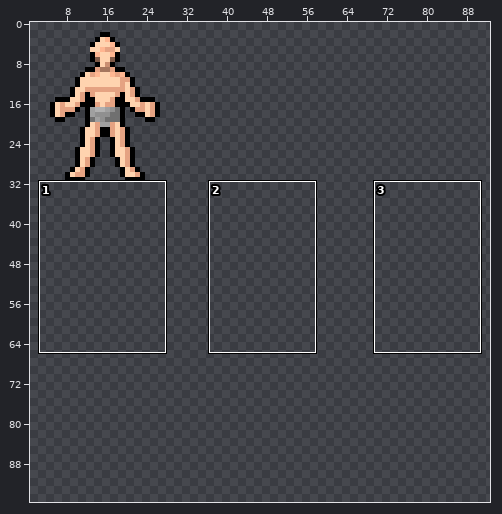
A sprite sheet gets an edit: public/assets/images/player/deep_elf_male.png. Above: a wide view before the commit, with the close-up outlined.
Close-up. The starting point:
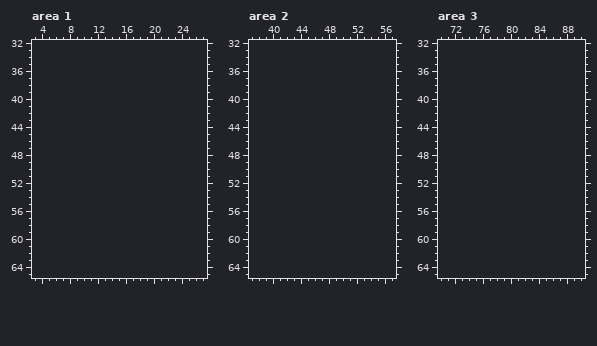
The file is 32x32 pixels. Shown: area 1: x 3..27, y 32..65; area 2: x 37..57, y 32..65; area 3: x 70..90, y 32..65. The old version is drawn lined up with the new one, on the new canvas. The wide view leaves out empty margins. The commit also changed other parts of the picture, which this record leaves out.
Palette (. is transparent): 
Now the later version:
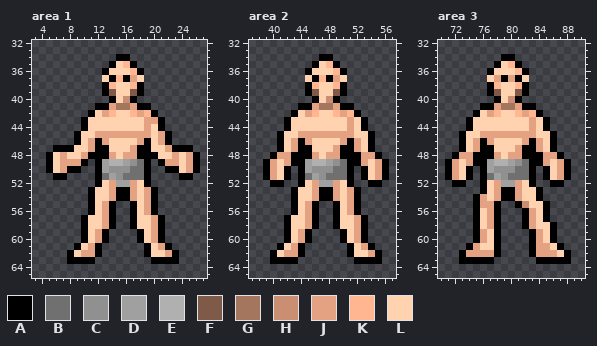
Colours new in this view: A #000000  B #707070  C #909090  D #a0a0a0  E #b0b0b0  F #7f5a48  G #a5765e  H #ca8f72  J #e5a282  K #ffb691  L #ffd3af
The edit:
canvas 32x32 -> 96x96
Changed rows in their new state; - is an unchanged pixel.
Area 1:
first column x 5:
34 ----------AA----------
35 ---------ALKA---------
36 --------ALLLKA--------
37 --------LAKAJL--------
38 --------AKLLKA--------
39 --------AFLLFA--------
40 ---------ALHA---------
41 -------AAJGGJAA-------
42 ------ALJKLLKJKA------
43 -----ALLLLLLLLJJA-----
44 -----ALLLLLLLLJLA-----
45 ----ALLJJJJJJJJLJA----
46 ----ALJAJLLLLJALJA----
47 -AAALLJAALLLJAALLJAAA-
48 ALJLLJAAAJLJJAAALLJLJA
49 ALJJJA-ADEEDCBA-AJJLJA
50 ALJAA--ADCCCBBA--AALJA
51 -AA----ABDCBBBA----AA-
52 -------ALJDDJLA-------
53 ------ALLJAAJLJA------
54 ------ALLJAAJLJA------
55 ------ALJA--ALJA------
56 ------ALJA--ALJA------
57 -----ALLJA--ALLJA-----
58 -----ALLJA--ALLJA-----
59 -----ALJA----ALJA-----
60 -----ALJA----ALJA-----
61 ----ALJA------ALJA----
62 ---ALJJA------ALLJA---
63 ---AAAA--------AAAA---
Area 2:
first column x 39:
34 --------AA--------
35 -------ALKA-------
36 ------ALLLKA------
37 ------LAKAJL------
38 ------AKLLKA------
39 ------AFLLFA------
40 -------ALHA-------
41 -----AAJGGJAA-----
42 ----ALJKLLKJKA----
43 ---ALLLLLLLLJLA---
44 ---ALLLLLLLLJLA---
45 --ALLJJJJJJJJLLA--
46 --ALJAJLLLLJAJLA--
47 --ALJAALLLJAAJLA--
48 -AJJAAAJLJJAAAJJA-
49 AJLJAADEEDCBAAJLJA
50 AJLA-ADCCCBBA-ALJA
51 AJLA-ABDCBBBA-ALJA
52 -AA--ALJDDJLA--AA-
53 ----ALLJAAJLJA----
54 ----ALLJAAJLJA----
55 ----ALJA--ALJA----
56 ----ALJA--ALJA----
57 ---ALLJA--ALLJA---
58 ---ALLJA--ALLJA---
59 ---ALJA----ALJA---
60 ---ALJA----ALJA---
61 --ALJA------ALJA--
62 -ALJJA------ALLJA-
63 -AAAA--------AAAA-
Area 3:
first column x 71:
34 --------AA--------
35 -------ALKA-------
36 ------ALLLKA------
37 ------LJAJAL------
38 ------AKLLKA------
39 ------AFLLFA------
40 -------ALHA-------
41 -----AAJGGJAA-----
42 ----ALJKLLKJKA----
43 ---ALLLLLLLLJLA---
44 ---ALLLLLLLLJLA---
45 --ALLJJJJJJJJLLA--
46 --ALJAJLLLLJAJLA--
47 --ALJAALLLJAAJLA--
48 -AJJAAAJLJJAAAJJA-
49 AJLJAADEEDCBAAJLJA
50 AJLA-ADCCCBBA-ALJA
51 AJLA-ABDCBBBA-ALJA
52 -AA--ALJDDJLA--AA-
53 -----ALJAAJLLA----
54 ----AJLJAAJLLA----
55 ----AJJA--AHLLA---
56 ----ALJA---AJLA---
57 ----ALJA---AJLA---
58 ----ALJA---AJLLA--
59 ----AJLA----AJLA--
60 ----AJLA----AJLA--
61 ---AJLLA----AJJLA-
62 --AJJJJA----AJJJLA
63 --AAAAA------AAAAA
